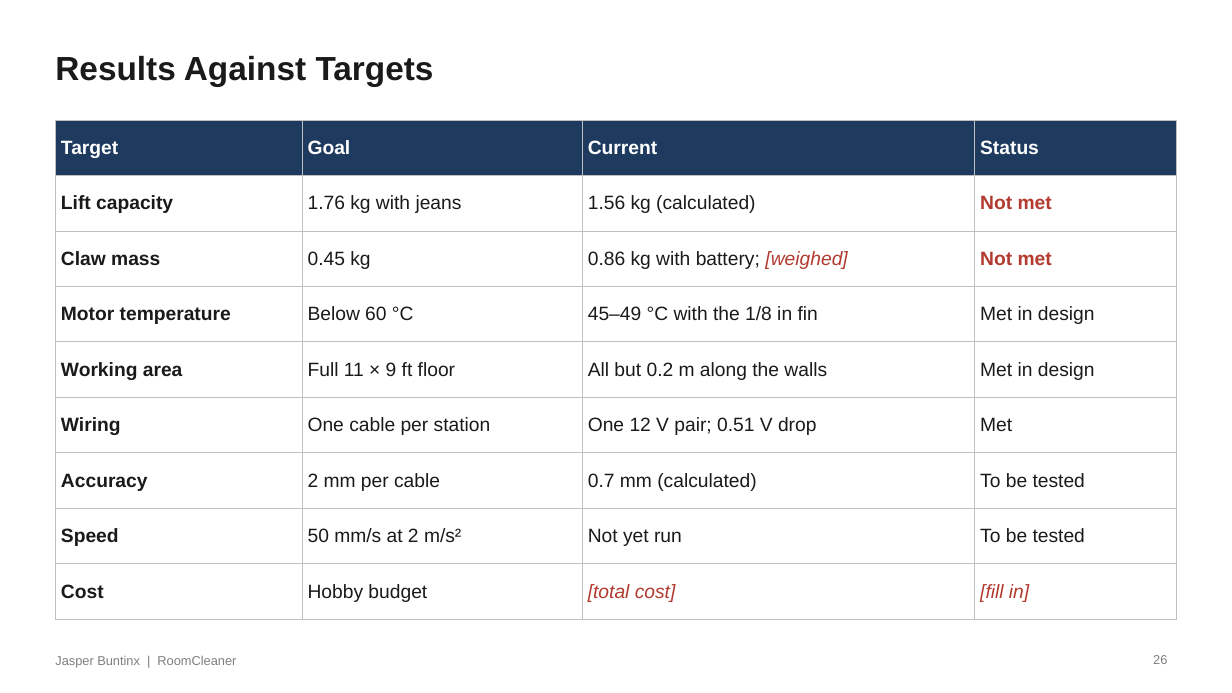
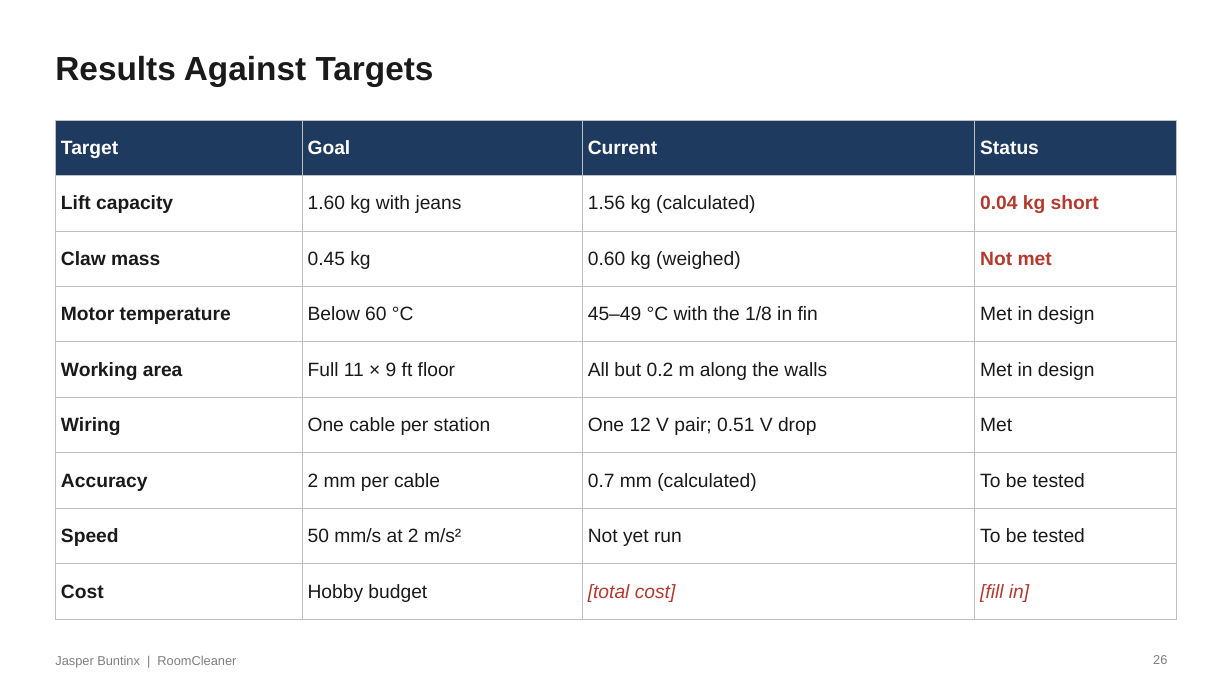
Before and after one commit to Jaspario1199/RoomCleaner, a slide deck: slide 26 of docs/presentation/deck_v7/RoomCleaner_Buntinx_Oct27_v7.pptx. Drawn at 1232x693 pixels with LibreOffice and Linux fonts; fonts in the diff are those of the drawing. Boxes give left, top, right and bottom in pixels: in the first picture for what was removed or moved away, otherwise in the second. Text is boxed around its words. In the diff, an @@ line names an element or a change of style, - is before the commit and + after.

```diff
--- a/docs/presentation/deck_v7/RoomCleaner_Buntinx_Oct27_v7.pptx
+++ b/docs/presentation/deck_v7/RoomCleaner_Buntinx_Oct27_v7.pptx
@@ table at box(55, 120, 1177, 606) @@
-row 2, column 2: 1.76 kg with jeans
+row 2, column 2: 1.60 kg with jeans
-row 2, column 4: Not met
+row 2, column 4: 0.04 kg short
-row 3, column 3: 0.86 kg with battery; [weighed]
+row 3, column 3: 0.60 kg (weighed)
```
Also in this commit, not shown: 4 other slides changed, 11 other files.
